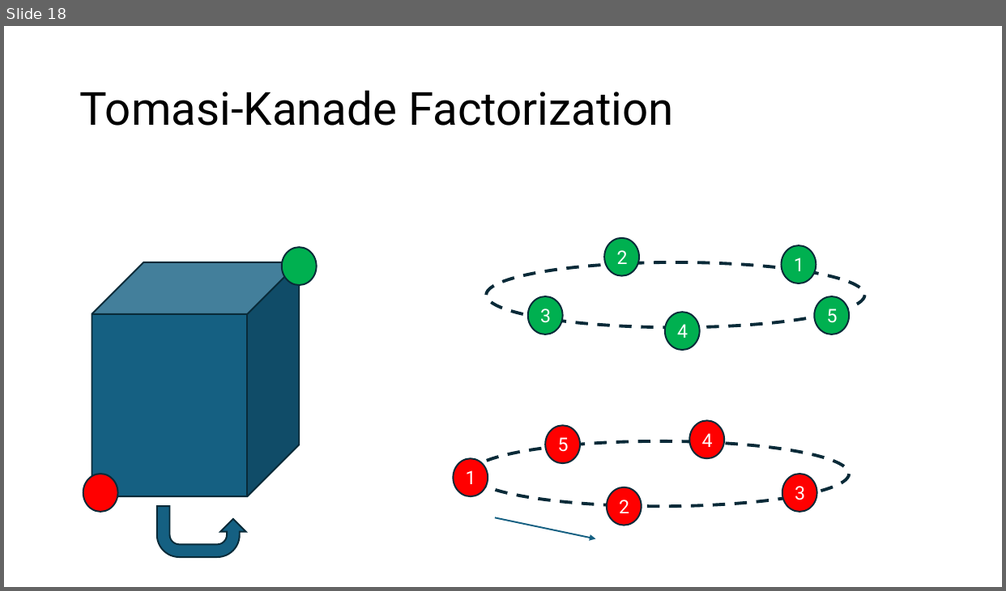
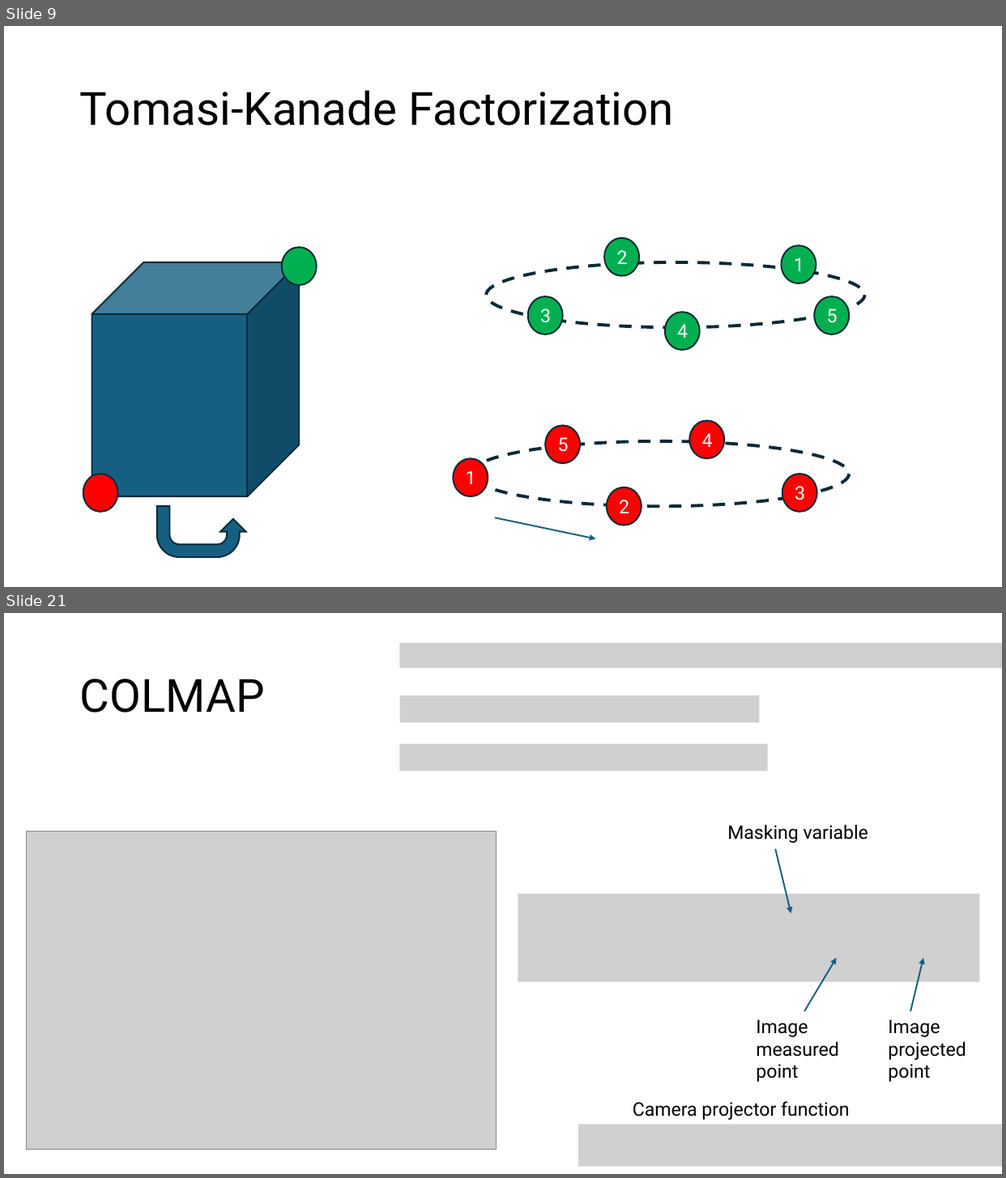
Before and after one commit to SSOE-ECE1390/LecturePowerPoints, a slide deck: ECE1390_Lecture15.pptx. Shown one above the other, each under a label of ours: slide 18 before the commit, slides 9 and 21 after it; the slides between them are not shown. The pictures are 1006x591 and 1006x1178 pixels, drawn with LibreOffice and Linux fonts; fonts in the diff are those of the drawing; grey boxes stand for pictures. Boxes give left, top, right and bottom in pixels: in the first picture for what was removed or moved away, otherwise in the second. Text is boxed around its words. In the diff, an @@ line names an element or a change of style, - is before the commit and + after.

```diff
--- a/ECE1390_Lecture15.pptx
+++ b/ECE1390_Lecture15.pptx
@@ slide 21 added at bbox=[4, 613, 1002, 1174], background #FFFFFF @@
@@ picture added at bbox=[400, 643, 1002, 668] @@
@@ title added at bbox=[80, 679, 265, 713], 44 pt, text #000000 @@
+COLMAP
@@ picture added at bbox=[400, 696, 760, 722] @@
@@ picture added at bbox=[400, 744, 768, 771] @@
@@ text added at bbox=[727, 824, 868, 843], 18 pt, text #000000 @@
+Masking variable
@@ picture added at bbox=[27, 832, 496, 1150] @@
@@ arrow added from (776, 849) to (791, 914), #156082 1.5 pt @@
@@ picture added at bbox=[518, 894, 980, 982] @@
@@ arrow added from (804, 1012) to (837, 958), #156082 1.5 pt @@
@@ arrow added from (910, 1012) to (923, 958), #156082 1.5 pt @@
@@ text added at bbox=[756, 1020, 839, 1082], 18 pt, text #000000 @@
+Image measured point
@@ text added at bbox=[888, 1020, 965, 1082], 18 pt, text #000000 @@
+Image projected point
@@ text added at bbox=[633, 1101, 850, 1120], 18 pt, text #000000 @@
+Camera projector function
@@ picture added at bbox=[579, 1124, 1002, 1167] @@
@@ what was slide 18 is now slide 9 @@
```
Also in this commit, not shown: 4 slides changed, 28 other slides added, 31 slides removed, 1 other file.
